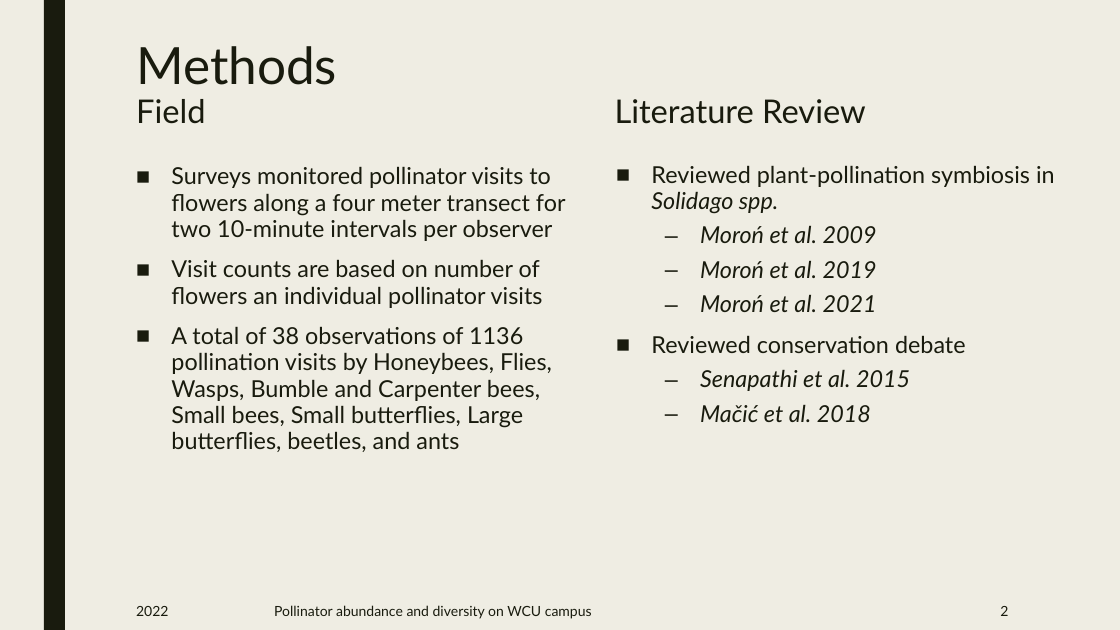
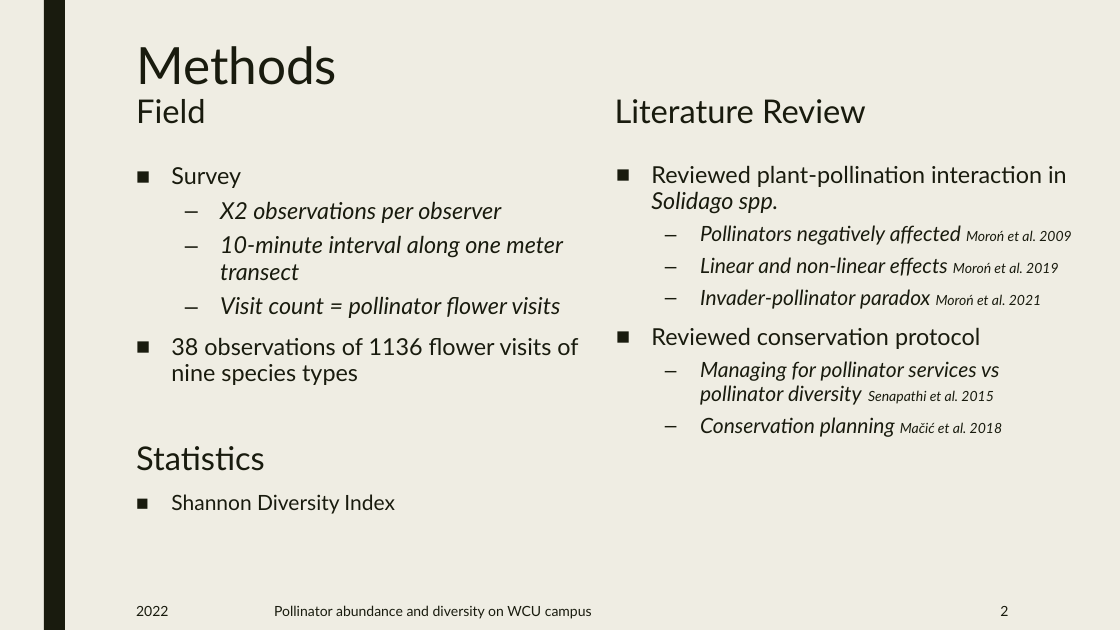
Before and after one commit to nottedy94/COAD-Final, a slide deck: slide 2 of Pollinator abundance survey.pptx. Drawn at 1120x630 pixels with LibreOffice and Linux fonts; fonts in the diff are those of the drawing. Boxes give left, top, right and bottom in pixels: in the first picture for what was removed or moved away, otherwise in the second. Text is boxed around its words. In the diff, an @@ line names an element or a change of style, - is before the commit and + after.

```diff
--- a/Pollinator abundance survey.pptx
+++ b/Pollinator abundance survey.pptx
@@ text at bbox=[136, 167, 578, 514]: text changed; italic on @@
-■ Surveys monitored pollinator visits to flowers along a four meter transect for two 10-minute intervals per observer
-■ Visit counts are based on number of flowers an individual pollinator visits
-■ A total of 38 observations of 1136 pollination visits by Honeybees, Flies, Wasps, Bumble and Carpenter bees, Small bees, Small butterflies, Large butterflies, beetles, and ants
+■ Survey
+  – X2 observations per observer
+  – 10-minute interval along one meter transect
+  – Visit count = pollinator flower visits
+■ 38 observations of 1136 flower visits of nine species types
+Statistics
+■ Shannon Diversity Index
@@ text at bbox=[651, 165, 1071, 437]: text changed; size 20 to 18 pt @@
-■ Reviewed plant-pollination symbiosis in Solidago spp.
-  – Moroń et al. 2009
-  – Moroń et al. 2019
-  – Moroń et al. 2021
-■ Reviewed conservation debate
-  – Senapathi et al. 2015
-  – Mačić et al. 2018
+■ Reviewed plant-pollination interaction in Solidago spp.
+  – Pollinators negatively affected Moroń et al. 2009
+  – Linear and non-linear effects Moroń et al. 2019
+  – Invader-pollinator paradox Moroń et al. 2021
+■ Reviewed conservation protocol
+  – Managing for pollinator services vs pollinator diversity Senapathi et al. 2015
+  – Conservation planning Mačić et al. 2018
```
Also in this commit, not shown: 3 other slides changed, 2 other files.
